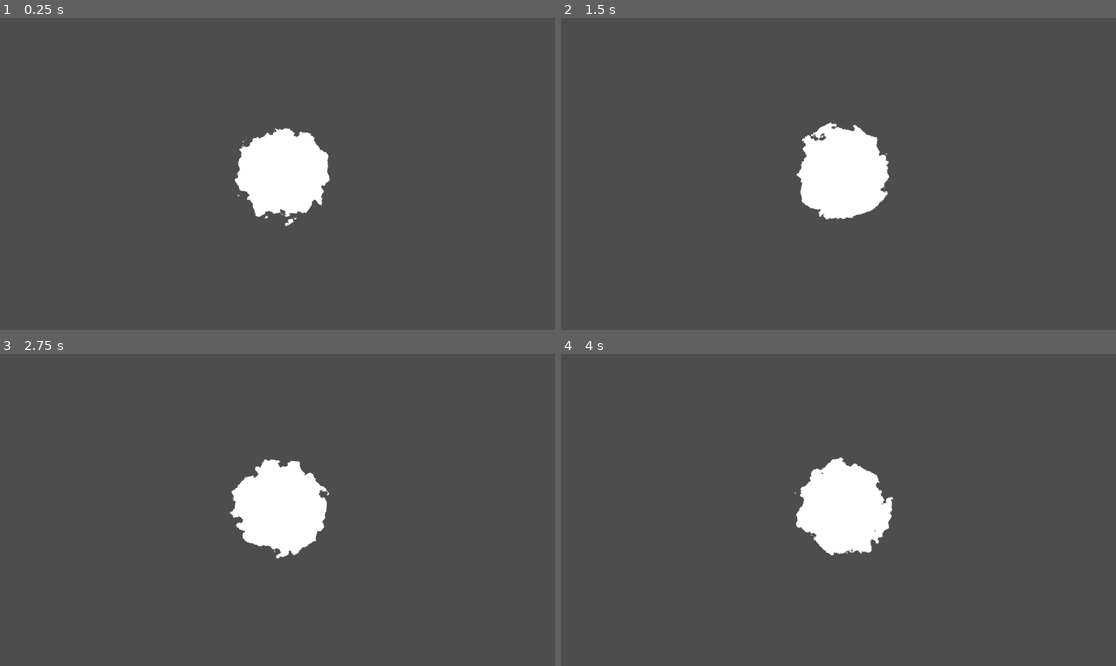
Above: before the commit, frames 1-4 (two rows, left to right).
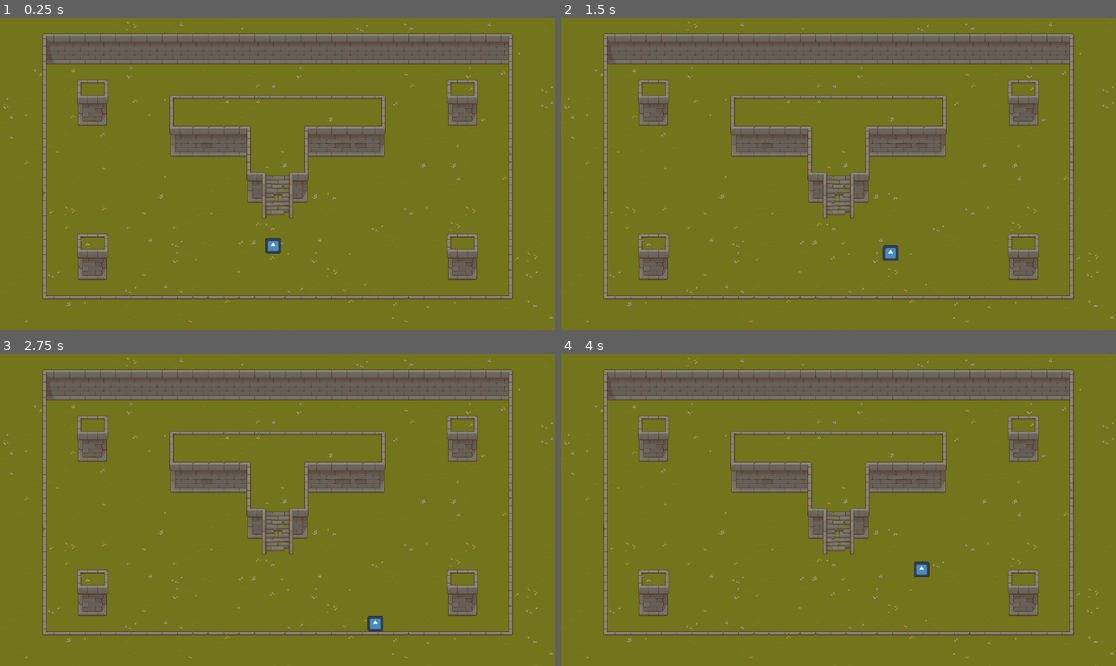
Above: after the commit, the same moments.

Repository: chris-pitre/ITCS-6156-NLP-Project
Game: Godot game, scene res://scenes/levels/test_level.tscn
Two runs of this game, one before a commit and one after it. Both use one fixed random seed, a clock stepped at 60 frames per second and the inputs below. Before the commit the project starts from res://scenes/text_entry.tscn. The engine's default icon, where the game draws it, is replaced by a stand-in: a white triangle on a blue panel in a dark square.
Inputs:
- Up to frame 1 (0.25 s): no input
- Up to frame 2 (1.5 s): tap Enter (ui_accept) at 0.5, 0.77 s; hold Right (ui_right) 0.53-1.28 s; hold Down (ui_down) from 1.28 s (still down)
- Up to frame 3 (2.75 s): tap Enter (ui_accept) at 1.52 s; release Down (ui_down) at 2.03 s; hold Right (ui_right) from 2.03 s (still down)
- Up to frame 4 (4 s): release Right (ui_right) at 2.78 s; hold Up (ui_up) 2.78-3.53 s; tap Enter (ui_accept) at 3.02, 3.77 s; hold Left (ui_left) from 3.53 s (still down)

The runs differ from the first frame. In frame 1, 96% of the frame differs, in the area x 0-100%, y 0-100%; in frame 2, 96%; in frame 3, 96%; in frame 4, 96%.

Commit message:
Created player and movement component

Diff:
--- a/project.godot
+++ b/project.godot
@@ -11,7 +11,7 @@
 [application]
 
 config/name="NLP-Project"
-run/main_scene="res://scenes/text_entry.tscn"
+run/main_scene="res://scenes/levels/test_level.tscn"
 config/features=PackedStringArray("4.2", "Forward Plus")
 config/icon="res://icon.svg"
 
--- /dev/null
+++ b/scenes/components/movement_component.gd
@@ -0,0 +1,33 @@
+class_name MovementComponent
+extends Node2D
+
+@export_category("References")
+@export var character_body: CharacterBody2D
+
+@export_category("Settings")
+@export var max_speed: int = 150
+@export var acceleration: int = 1000
+@export var friction: int = 600
+
+var input := Vector2.ZERO
+
+func _ready():
+	if character_body == null:
+		push_error("CharacterBody2D is not set for " + get_parent().name)
+
+func _physics_process(delta):
+	if character_body != null:
+		do_movement(delta)
+
+func do_movement(delta):
+	input.x = Input.get_action_strength("ui_right") - Input.get_action_strength("ui_left")
+	input.y = Input.get_action_strength("ui_down") - Input.get_action_strength("ui_up")
+
+	input = input.normalized()
+
+	if input == Vector2.ZERO:
+		character_body.velocity = character_body.velocity.move_toward(Vector2.ZERO, friction * delta)
+	else:
+		character_body.velocity = character_body.velocity.move_toward(input * max_speed, acceleration * delta)
+
+	character_body.move_and_slide()
--- /dev/null
+++ b/scenes/components/movement_component.tscn
@@ -0,0 +1,6 @@
+[gd_scene load_steps=2 format=3 uid="uid://dus4n86c10rcn"]
+
+[ext_resource type="Script" path="res://scenes/components/movement_component.gd" id="1_ercjo"]
+
+[node name="MovementComponent" type="Node2D"]
+script = ExtResource("1_ercjo")
--- a/scenes/levels/test_level.tscn
+++ b/scenes/levels/test_level.tscn
@@ -1,9 +1,13 @@
-[gd_scene load_steps=2 format=3 uid="uid://cx8er4f3rabi8"]
+[gd_scene load_steps=3 format=3 uid="uid://cx8er4f3rabi8"]
 
 [ext_resource type="PackedScene" uid="uid://coigv5gq0q5du" path="res://scenes/tilesets/forest_tilemap.tscn" id="1_efpcq"]
+[ext_resource type="PackedScene" uid="uid://5163sy5bhn50" path="res://scenes/player/player.tscn" id="2_tv5v8"]
 
 [node name="TestLevel" type="Node2D"]
 
 [node name="ForestTilemap" parent="." instance=ExtResource("1_efpcq")]
 layer_0/tile_data = PackedInt32Array(0, 1, 0, 1, 458753, 1, 65537, 1, 0, 65538, 1, 0, 65539, 1, 1, 131075, 1, 0, 131076 …(11591 unchanged characters)…
 layer_1/tile_data = PackedInt32Array(131074, 262147, 2, 196610, 262147, 2, 262146, 262147, 2, 327682, 262147, 2, 393218 …(3635 unchanged characters)…
+
+[node name="Player" parent="." instance=ExtResource("2_tv5v8")]
+position = Vector2(567, 473)
--- /dev/null
+++ b/scenes/player/player.tscn
@@ -0,0 +1,19 @@
+[gd_scene load_steps=4 format=3 uid="uid://5163sy5bhn50"]
+
+[ext_resource type="Texture2D" uid="uid://bpn8b53ei4o5e" path="res://icon.svg" id="1_7q7bd"]
+[ext_resource type="PackedScene" uid="uid://dus4n86c10rcn" path="res://scenes/components/movement_component.tscn" id="2_m81ko"]
+
+[sub_resource type="RectangleShape2D" id="RectangleShape2D_2l3jk"]
+size = Vector2(32, 32)
+
+[node name="Player" type="CharacterBody2D"]
+
+[node name="Sprite2D" type="Sprite2D" parent="."]
+scale = Vector2(0.25, 0.25)
+texture = ExtResource("1_7q7bd")
+
+[node name="MovementComponent" parent="." node_paths=PackedStringArray("character_body") instance=ExtResource("2_m81ko")]
+character_body = NodePath("..")
+
+[node name="CollisionShape2D" type="CollisionShape2D" parent="."]
+shape = SubResource("RectangleShape2D_2l3jk")
